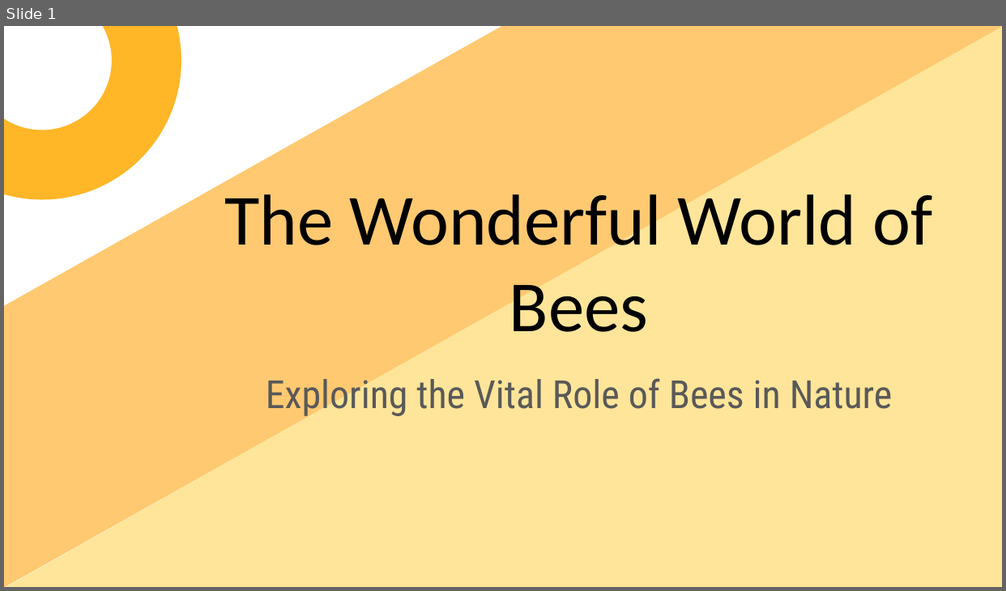
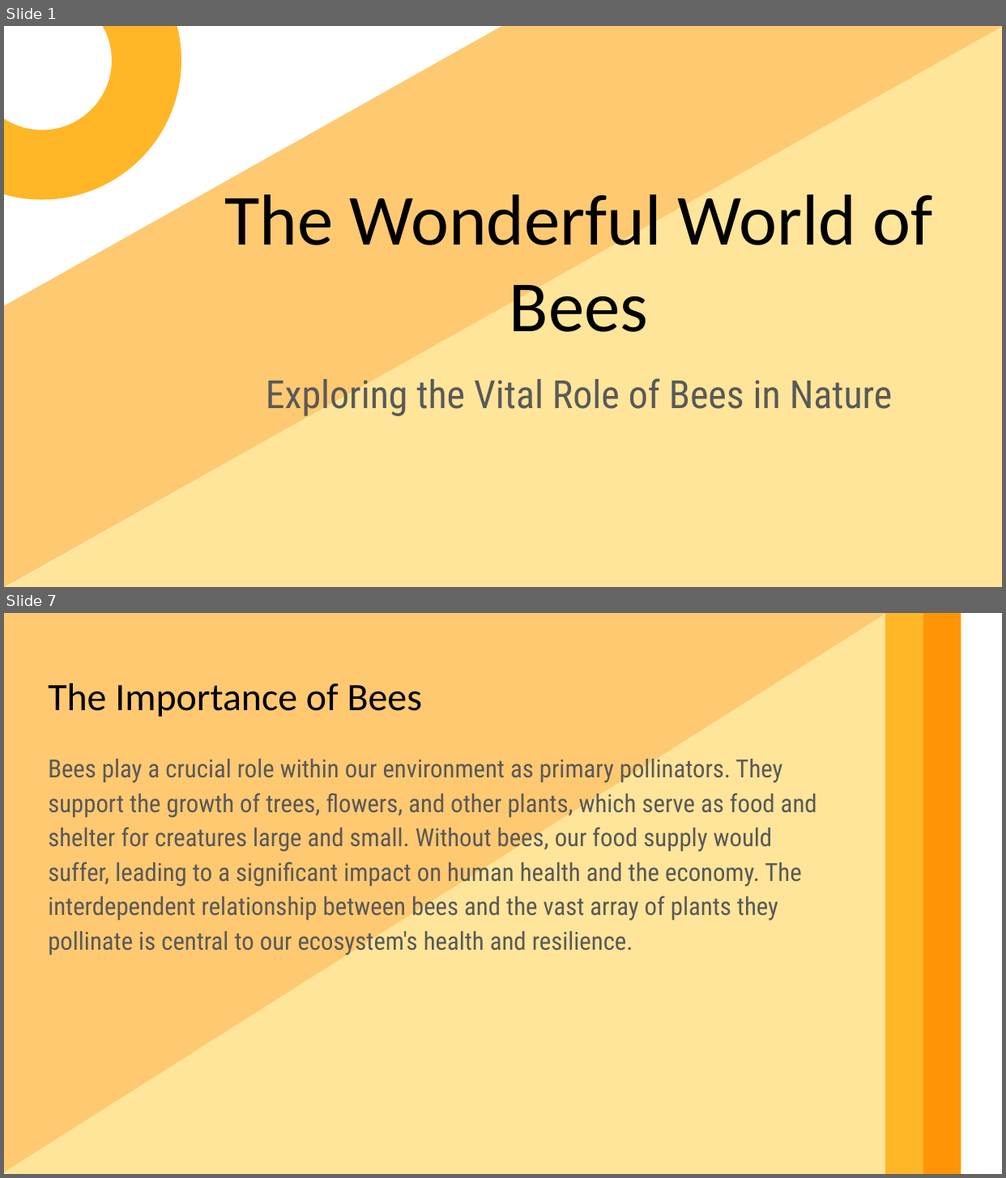
Before and after one commit to jeremyvet/ai-slides, a slide deck: cool.pptx. Shown one above the other, each under a label of ours: slide 1 before the commit, slides 1 and 7 after it; the slides between them are not shown. The pictures are 1006x591 and 1006x1178 pixels, drawn with LibreOffice and Linux fonts; fonts in the diff are those of the drawing. Boxes give left, top, right and bottom in pixels: in the first picture for what was removed or moved away, otherwise in the second. Text is boxed around its words. In the diff, an @@ line names an element or a change of style, - is before the commit and + after.

```diff
--- a/cool.pptx
+++ b/cool.pptx
@@ slide 7 added at (4, 613, 1002, 1174), background #FFFFFF @@
@@ rectangle added at (4, 613, 960, 1174), fill #FFC971 @@
@@ right triangle added at (4, 613, 887, 1174), fill #FFE599 @@
@@ rectangle added at (885, 613, 923, 1174), fill #FFB627 @@
@@ rectangle added at (923, 613, 961, 1174), fill #FF9505 @@
@@ text added at (48, 683, 422, 717), 28 pt, text #000000 @@
+The Importance of Bees
@@ text added at (48, 758, 817, 956), 18 pt, text #595959 @@
+Bees play a crucial role within our environment as primary pollinators. They support the growth of trees, flowers, and other plants, which serve as food and shelter for creatures large and small. Without bees, our food supply would suffer, leading to a significant impact on human health and the economy. The interdependent relationship between bees and the vast array of plants they pollinate is central to our ecosystem's health and resilience.
```
Also in this commit, not shown: 5 slides changed, 4 other slides added, 2 other files.
